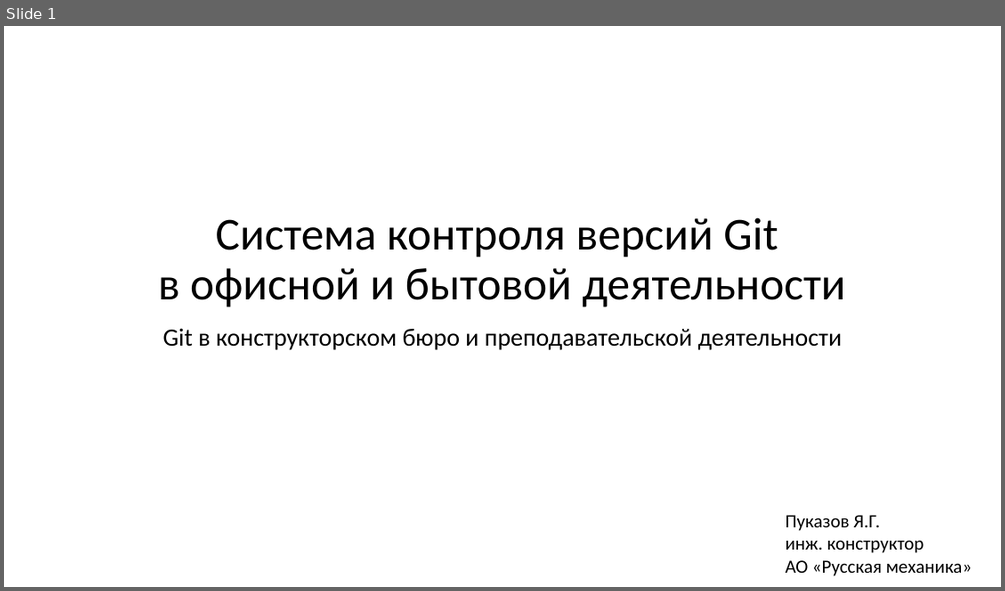
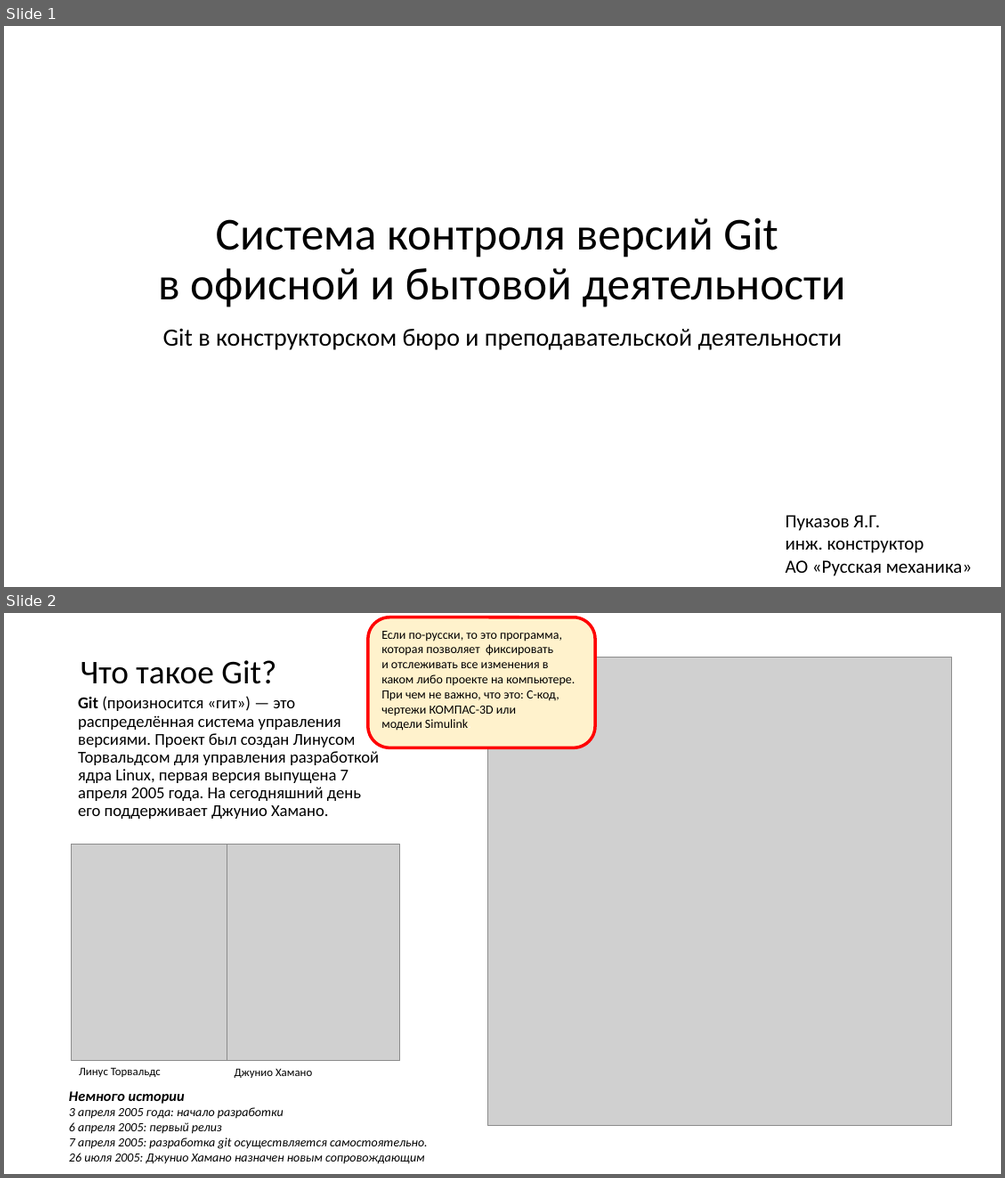
Before and after one commit to yaroslav-pukazov/Git-in-CAD, a slide deck: Презентация Microsoft PowerPoint.pptx. Shown one above the other, each under a label of ours: slide 1 before the commit, slides 1 and 2 after it. The pictures are 1005x591 and 1005x1178 pixels, drawn with LibreOffice and Linux fonts; fonts in the diff are those of the drawing; grey boxes stand for pictures. Boxes give left, top, right and bottom in pixels: in the first picture for what was removed or moved away, otherwise in the second. Text is boxed around its words. In the diff, an @@ line names an element or a change of style, - is before the commit and + after.

```diff
--- a/Презентация Microsoft PowerPoint.pptx
+++ b/Презентация Microsoft PowerPoint.pptx
@@ slide 2 added at (4, 613, 1001, 1174), background #FFFFFF @@
@@ rounded rectangle added at (368, 617, 596, 748), fill #FFF2CC, outline #FF0000 3 pt, 12 pt, text #000000 @@
+Если по-русски, то это программа, которая позволяет фиксировать и отслеживать все изменения в каком либо проекте на компьютере.
+При чем не важно, что это: С-код, чертежи КОМПАС-3D или
+модели Simulink.
@@ title added at (81, 660, 276, 684), 32 pt, text #000000 @@
+Что такое Git?
@@ picture added at (488, 657, 952, 1126) @@
@@ text added at (78, 696, 379, 819), 16 pt, text #000000 @@
+Git (произносится «гит») — это распределённая система управления версиями. Проект был создан Линусом Торвальдсом для управления разработкой ядра Linux, первая версия выпущена 7 апреля 2005 года. На сегодняшний день его поддерживает Джунио Хамано.
@@ picture added at (72, 844, 226, 1060) @@
@@ picture added at (226, 844, 399, 1060) @@
@@ text added at (69, 1091, 428, 1164), 12 pt, text #000000, italic @@
+Немного истории
+3 апреля 2005 года: начало разработки
+6 апреля 2005: первый релиз
+7 апреля 2005: разработка git осуществляется самостоятельно.
+26 июля 2005: Джунио Хамано назначен новым сопровождающим
@@ text added at (79, 1067, 161, 1077), 11 pt, text #000000 @@
+Линус Торвальдс
@@ text added at (235, 1068, 312, 1078), 11 pt, text #000000 @@
+Джунио Хамано
```
Also in this commit, not shown: 1 other slide added, 1 slide removed.
